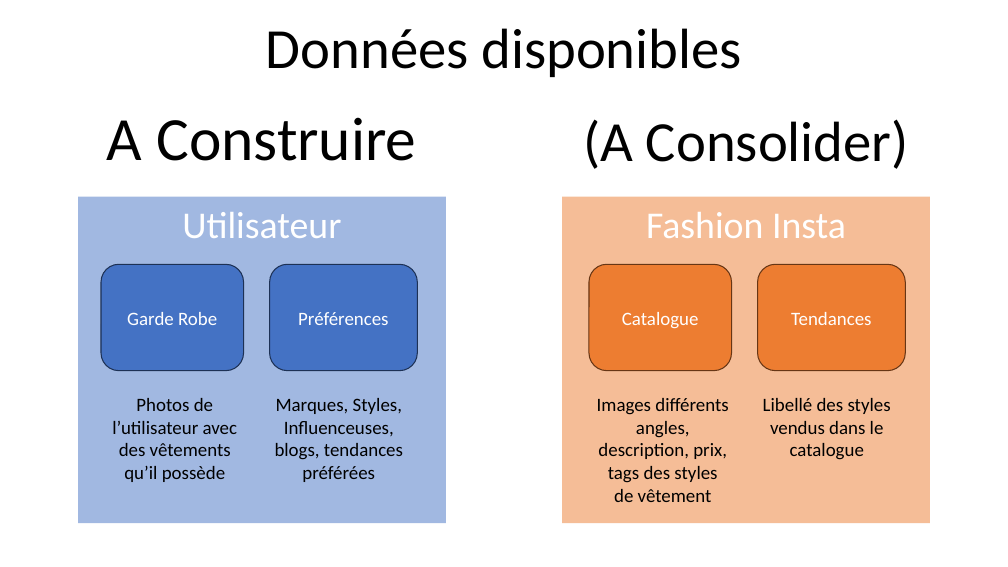
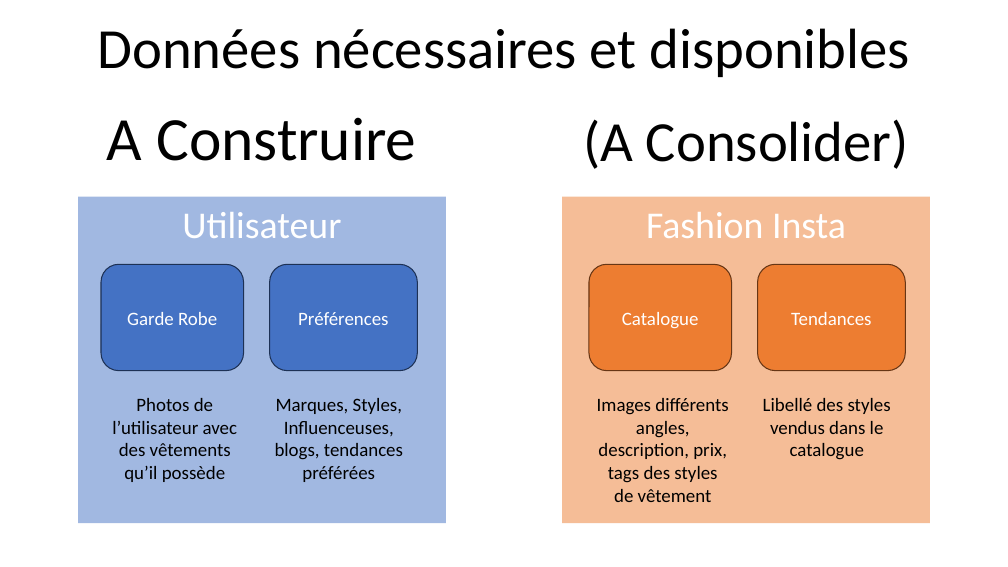
Before and after one commit to Ace4teaM/OCR-FashionInsta, a slide deck: slide 7 of POC.pptx (slide 6 before the commit). Drawn at 1008x567 pixels with LibreOffice and Linux fonts; fonts in the diff are those of the drawing. Boxes give left, top, right and bottom in pixels: in the first picture for what was removed or moved away, otherwise in the second. Text is boxed around its words. In the diff, an @@ line names an element or a change of style, - is before the commit and + after.

```diff
--- a/POC.pptx
+++ b/POC.pptx
@@ text at bbox=[97, 28, 909, 77]: text changed @@
-Données disponibles
+Données nécessaires et disponibles
```
Also in this commit, not shown: 13 other slides changed, 2 slides added, 4 slides removed, 2 other files.
